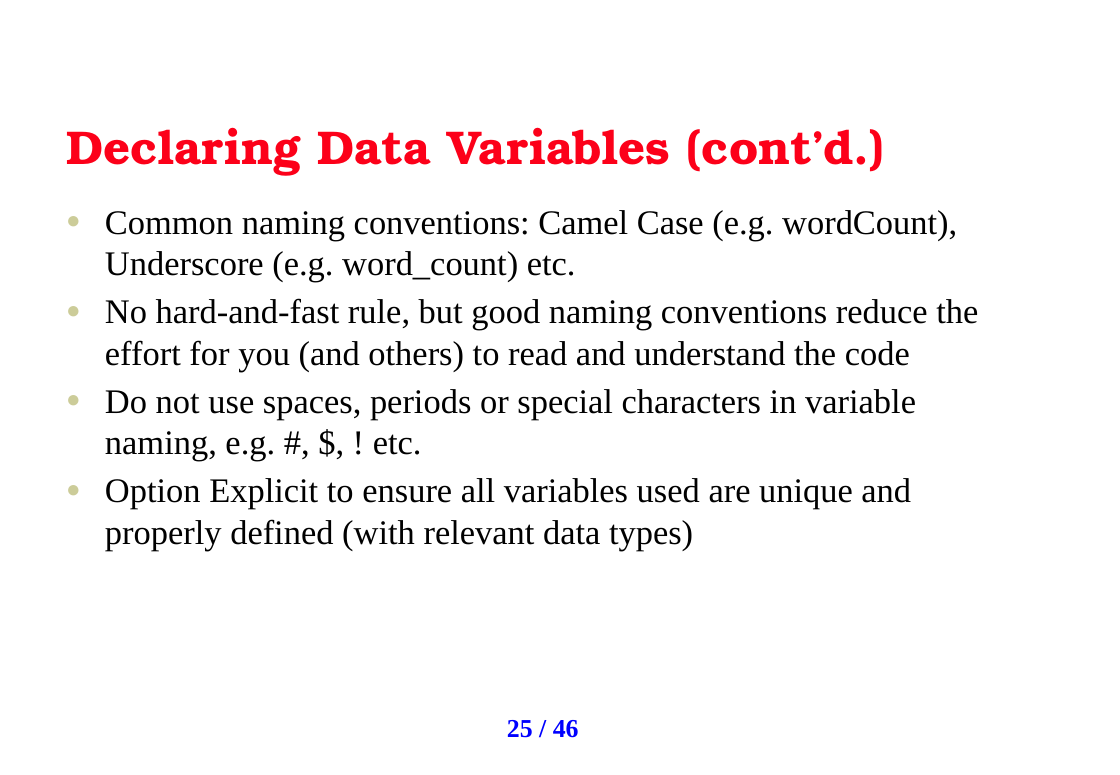
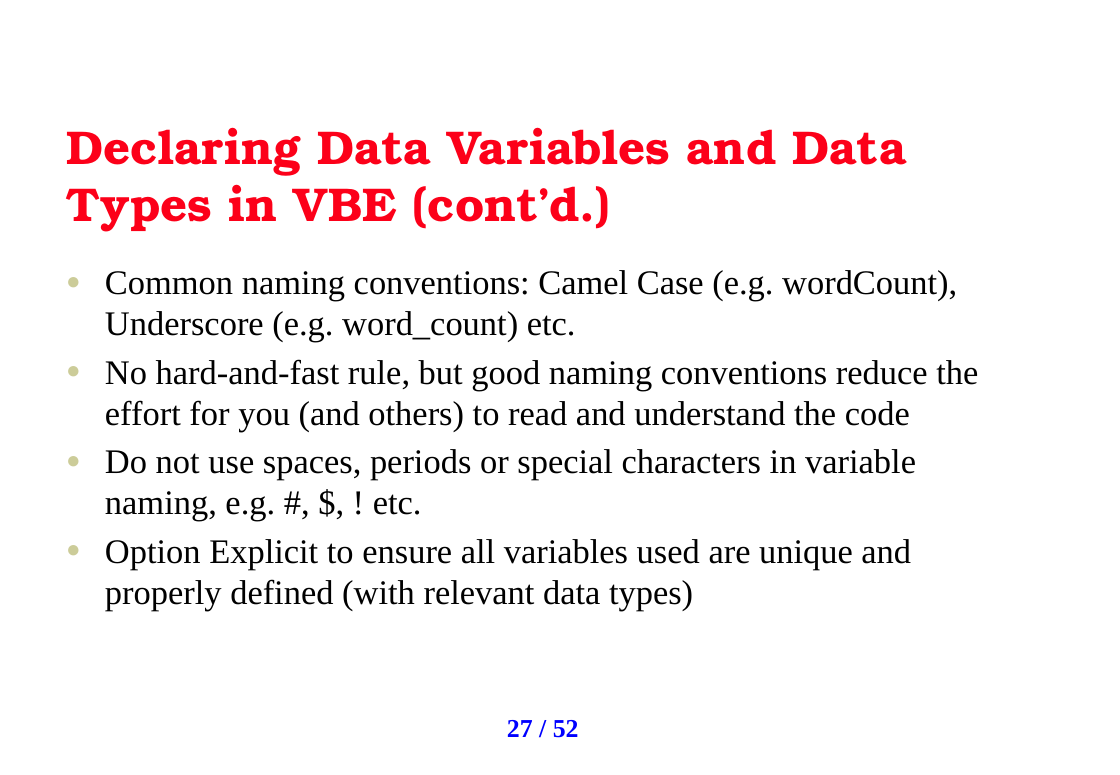
Before and after one commit to uhasan1/Quantitative-Finance, a slide deck: slide 27 of AO VBA Training Slides v3.pptx (slide 25 before the commit). Drawn at 1120x775 pixels with LibreOffice and Linux fonts; fonts in the diff are those of the drawing; background and template pictures are left out. Boxes give left, top, right and bottom in pixels: in the first picture for what was removed or moved away, otherwise in the second. Text is boxed around its words. In the diff, an @@ line names an element or a change of style, - is before the commit and + after.

```diff
--- a/AO VBA Training Slides v3.pptx
+++ b/AO VBA Training Slides v3.pptx
@@ title at box(66, 127, 907, 232): text changed @@
-Declaring Data Variables (cont’d.)
+Declaring Data Variables and Data Types in VBE (cont’d.)
@@ text "Common naming conventions: Camel Case ...": place and size @@
-text "Common naming conventions: Camel Case ..." at box(105, 210, 978, 550)
+text "Common naming conventions: Camel Case ..." at box(105, 270, 978, 611)
@@ page number at box(507, 720, 579, 738): text changed @@
-25 / 46
+27 / 52
```
Also in this commit, not shown: 18 other slides changed, 6 slides added.
